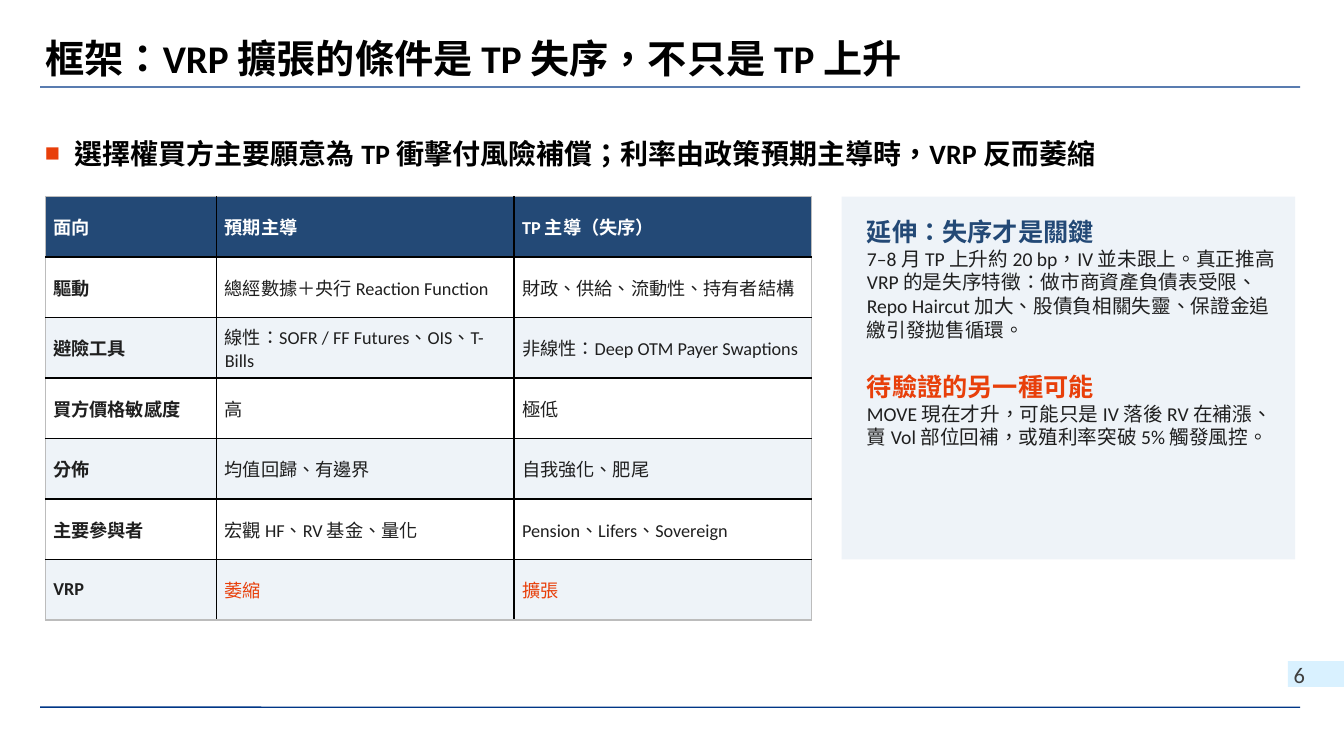
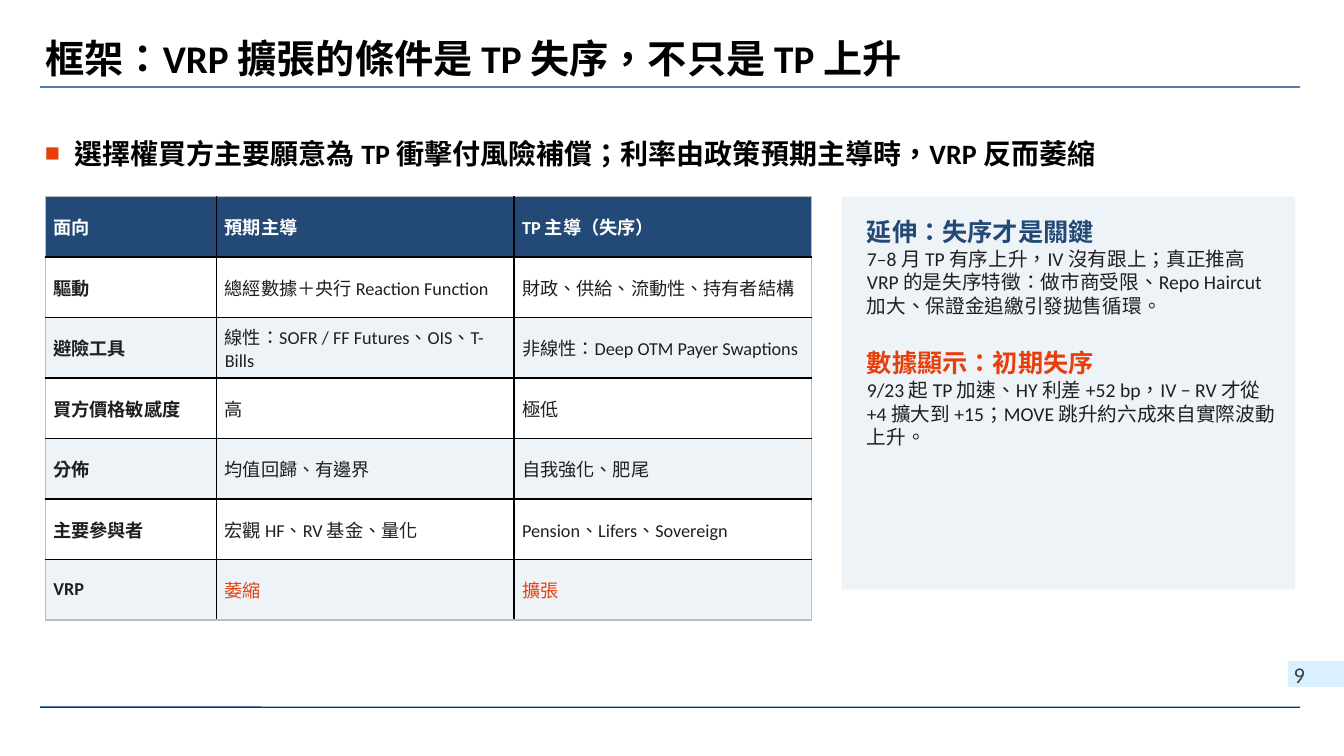
Before and after one commit to wlinoxox/US-Bond-Vol, a slide deck: slide 9 of slides/2026-10-03_us-treasury-vol-regime-change.pptx (slide 6 before the commit). Drawn at 1344x756 pixels with LibreOffice and Linux fonts; fonts in the diff are those of the drawing; background and template pictures are left out. Boxes give left, top, right and bottom in pixels: in the first picture for what was removed or moved away, otherwise in the second. Text is boxed around its words. In the diff, an @@ line names an element or a change of style, - is before the commit and + after.

```diff
--- a/slides/2026-10-03_us-treasury-vol-regime-change.pptx
+++ b/slides/2026-10-03_us-treasury-vol-regime-change.pptx
@@ rectangle: place and size @@
-rectangle at [842, 197, 1296, 560]
+rectangle at [842, 197, 1296, 590]
@@ text at [867, 249, 1275, 446]: text changed @@
-7–8 月 TP 上升約 20 bp，IV 並未跟上。真正推高 VRP 的是失序特徵：做市商資產負債表受限、Repo Haircut 加大、股債負相關失靈、保證金追繳引發拋售循環。
-待驗證的另一種可能
-MOVE 現在才升，可能只是 IV 落後 RV 在補漲、賣 Vol 部位回補，或殖利率突破 5% 觸發風控。
+7–8 月 TP 有序上升，IV 沒有跟上；真正推高 VRP 的是失序特徵：做市商受限、Repo Haircut 加大、保證金追繳引發拋售循環。
+數據顯示：初期失序
+9/23 起 TP 加速、HY 利差 +52 bp，IV − RV 才從 +4 擴大到 +15；MOVE 跳升約六成來自實際波動上升。
@@ page number at [1294, 668, 1305, 683]: text changed @@
-6
+9
```
Also in this commit, not shown: 5 other slides changed, 4 slides added, 1 slide removed, 2 other files.
